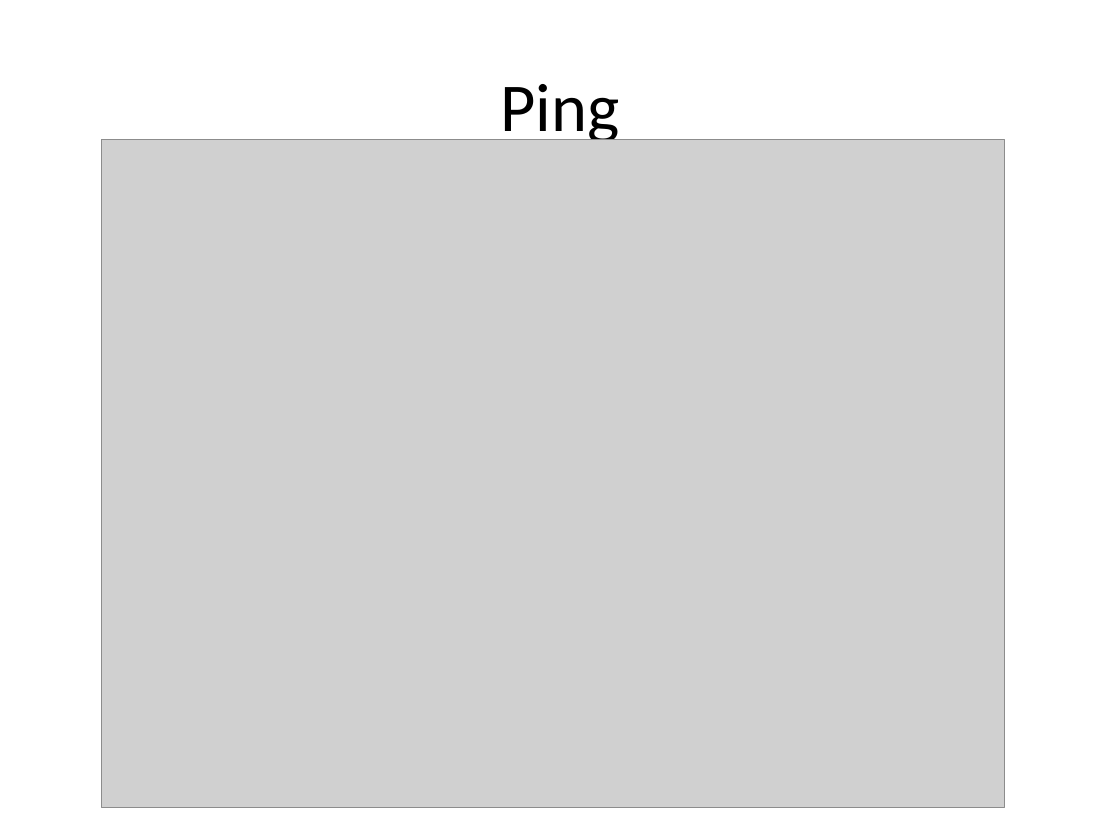
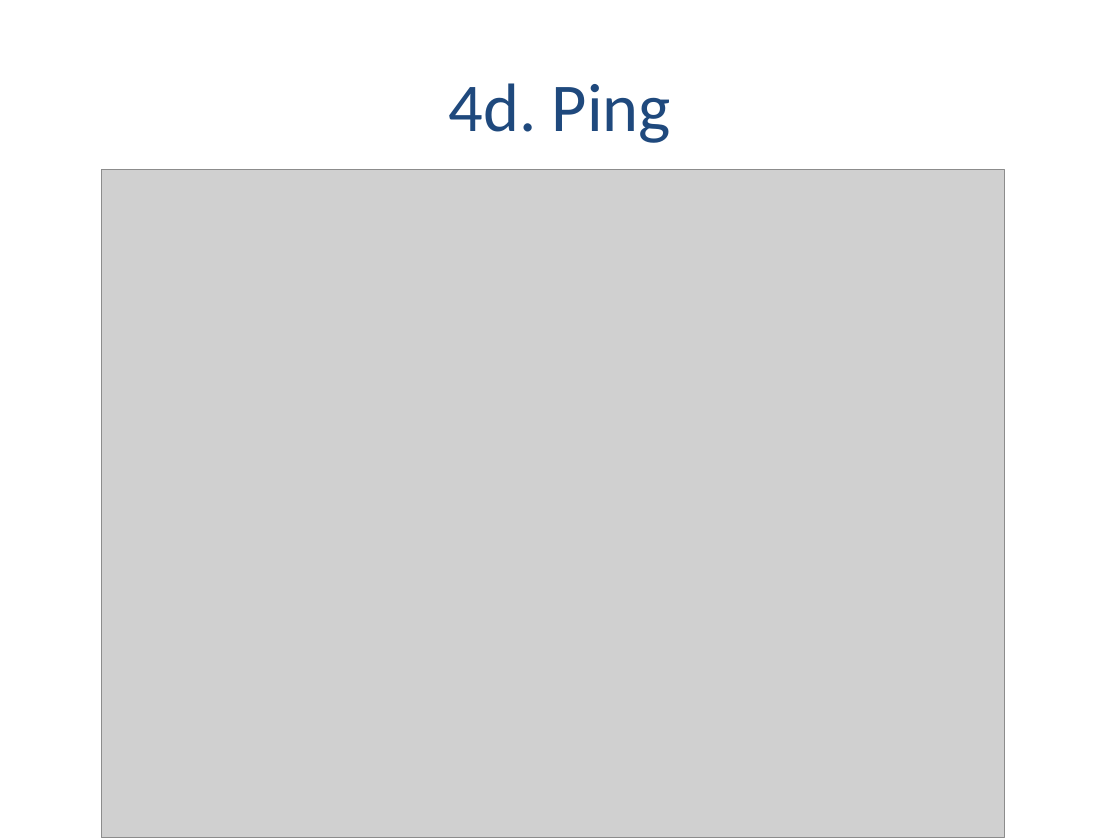
Before and after one commit to alicjasalamon/DB2, a slide deck: slide 20 of MySQL + Hibernate.pptx (slide 19 before the commit). Drawn at 1120x840 pixels with LibreOffice and Linux fonts; fonts in the diff are those of the drawing; grey boxes stand for pictures. Boxes give left, top, right and bottom in pixels: in the first picture for what was removed or moved away, otherwise in the second. Text is boxed around its words. In the diff, an @@ line names an element or a change of style, - is before the commit and + after.

```diff
--- a/MySQL + Hibernate.pptx
+++ b/MySQL + Hibernate.pptx
@@ title at bbox=[449, 83, 671, 143]: text changed; text colour #000000 to #1F497D @@
-Ping
+4d. Ping
@@ picture: place and size @@
-picture at bbox=[102, 140, 1005, 808]
+picture at bbox=[102, 169, 1005, 837]
```
Also in this commit, not shown: 24 other slides changed, 2 slides added, 1 slide removed.
